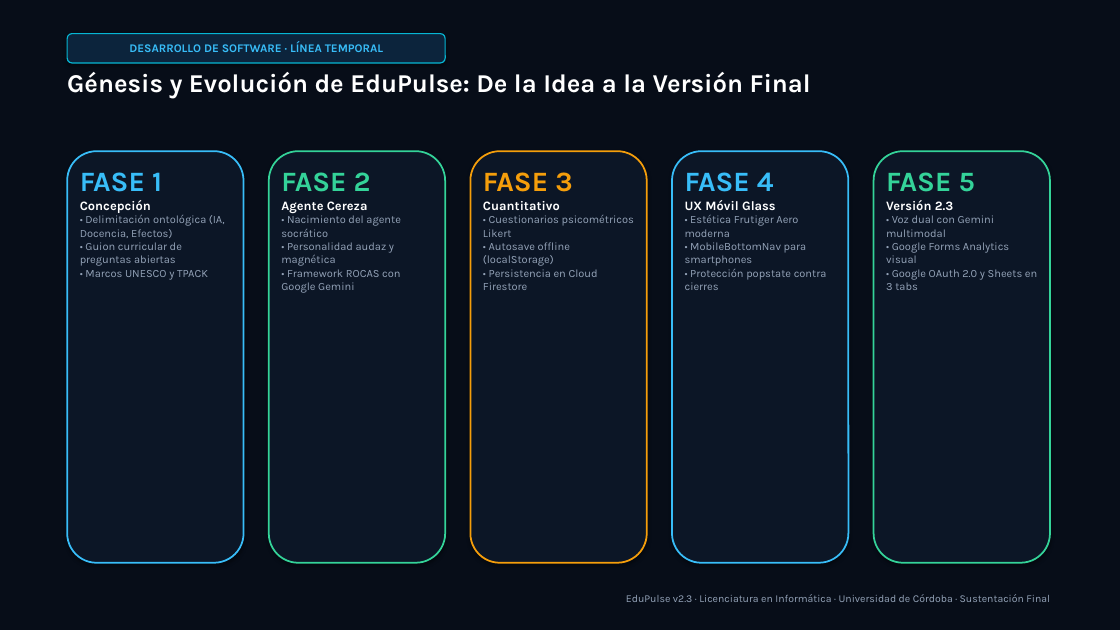
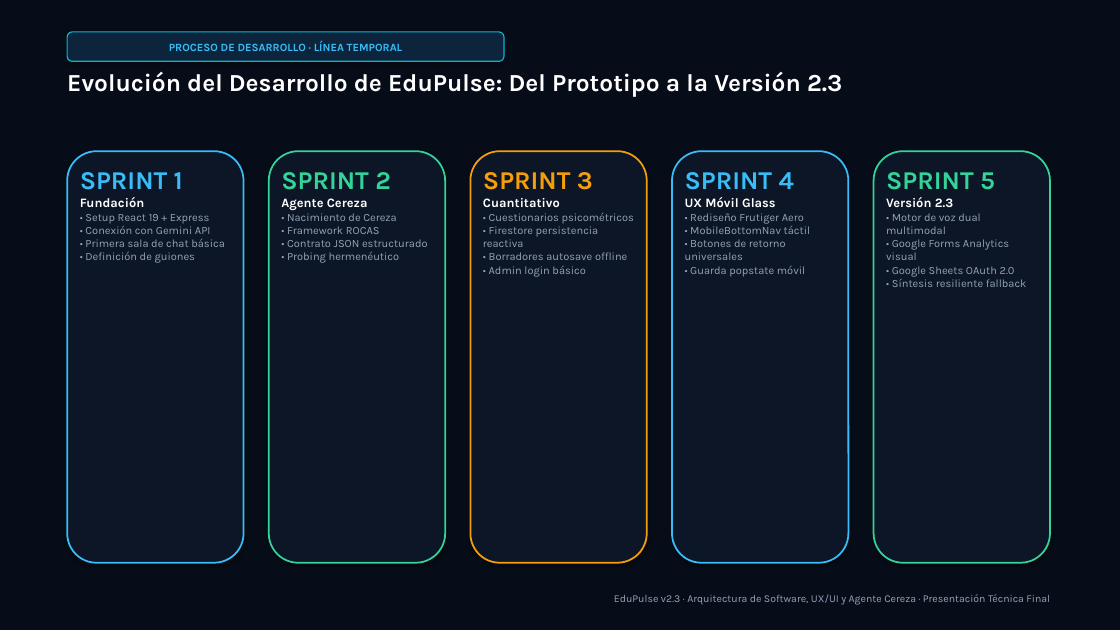
Before and after one commit to JoseDanielDurango/EduPulse, a slide deck: slide 8 of EduPulse_Sustentacion_Final.pptx (slide 5 before the commit). Drawn at 1120x630 pixels with LibreOffice and Linux fonts; fonts in the diff are those of the drawing. Boxes give left, top, right and bottom in pixels: in the first picture for what was removed or moved away, otherwise in the second. Text is boxed around its words. In the diff, an @@ line names an element or a change of style, - is before the commit and + after.

Commit message:
feat(presentation): finalize 14-slide technical defense on web engineering, UI/UX, and Cereza agent

```diff
--- a/EduPulse_Sustentacion_Final.pptx
+++ b/EduPulse_Sustentacion_Final.pptx
@@ rounded rectangle "PROCESO DE DESARROLLO · LÍNEA ...": place and size @@
-rounded rectangle "PROCESO DE DESARROLLO · LÍNEA ..." at <box>67,34,445,63</box>
+rounded rectangle "PROCESO DE DESARROLLO · LÍNEA ..." at <box>67,32,504,61</box>
@@ text in rounded rectangle at <box>169,41,402,51</box>: text changed; size 10 to 9.5 pt @@
-DESARROLLO DE SOFTWARE · LÍNEA TEMPORAL
+PROCESO DE DESARROLLO · LÍNEA TEMPORAL
@@ text at <box>67,72,842,97</box>: text changed; size 22 to 21 pt @@
-Génesis y Evolución de EduPulse: De la Idea a la Versión Final
+Evolución del Desarrollo de EduPulse: Del Prototipo a la Versión 2.3
@@ text at <box>80,172,225,263</box>: text changed @@
-FASE 1
-Concepción
-• Delimitación ontológica (IA, Docencia, Efectos)
-• Guion curricular de preguntas abiertas
-• Marcos UNESCO y TPACK
+SPRINT 1
+Fundación
+• Setup React 19 + Express
+• Conexión con Gemini API
+• Primera sala de chat básica
+• Definición de guiones
@@ text at <box>281,172,391,190</box>: text changed; size 24 to 22 pt @@
-FASE 2
+SPRINT 2
@@ text at <box>483,172,593,190</box>: text changed; size 24 to 22 pt @@
-FASE 3
+SPRINT 3
@@ text at <box>685,172,794,190</box>: text changed; size 24 to 22 pt @@
-FASE 4
+SPRINT 4
@@ text at <box>886,172,995,190</box>: text changed; size 24 to 22 pt @@
-FASE 5
+SPRINT 5
@@ text at <box>287,213,428,263</box>: text changed @@
-• Nacimiento del agente socrático
-• Personalidad audaz y magnética
-• Framework ROCAS con Google Gemini
+• Nacimiento de Cereza
+• Framework ROCAS
+• Contrato JSON estructurado
+• Probing hermenéutico
@@ text at <box>483,213,634,277</box>: text changed @@
-• Cuestionarios psicométricos Likert
-• Autosave offline (localStorage)
-• Persistencia en Cloud Firestore
+• Cuestionarios psicométricos
+• Firestore persistencia reactiva
+• Borradores autosave offline
+• Admin login básico
@@ text at <box>685,213,810,277</box>: text changed @@
-• Estética Frutiger Aero moderna
-• MobileBottomNav para smartphones
-• Protección popstate contra cierres
+• Rediseño Frutiger Aero
+• MobileBottomNav táctil
+• Botones de retorno universales
+• Guarda popstate móvil
@@ text at <box>886,213,1027,287</box>: text changed @@
-• Voz dual con Gemini multimodal
-• Google Forms Analytics visual
-• Google OAuth 2.0 y Sheets en 3 tabs
+• Motor de voz dual multimodal
+• Google Forms Analytics visual
+• Google Sheets OAuth 2.0
+• Síntesis resiliente fallback
@@ text at <box>614,594,1050,605</box>: text changed @@
-EduPulse v2.3 · Licenciatura en Informática · Universidad de Córdoba · Sustentación Final
+EduPulse v2.3 · Arquitectura de Software, UX/UI y Agente Cereza · Presentación Técnica Final
```
Also in this commit, not shown: 6 other slides changed, 7 slides added, 7 slides removed, 3 other files.
